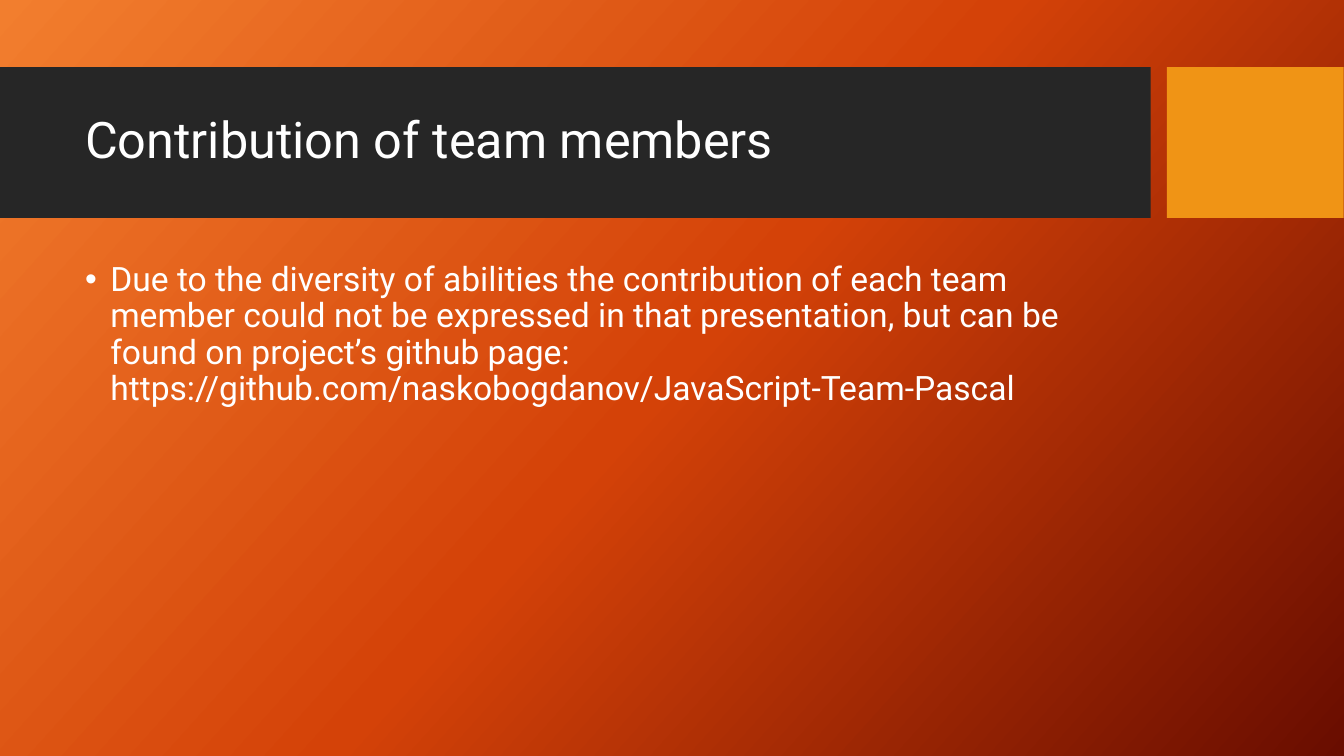
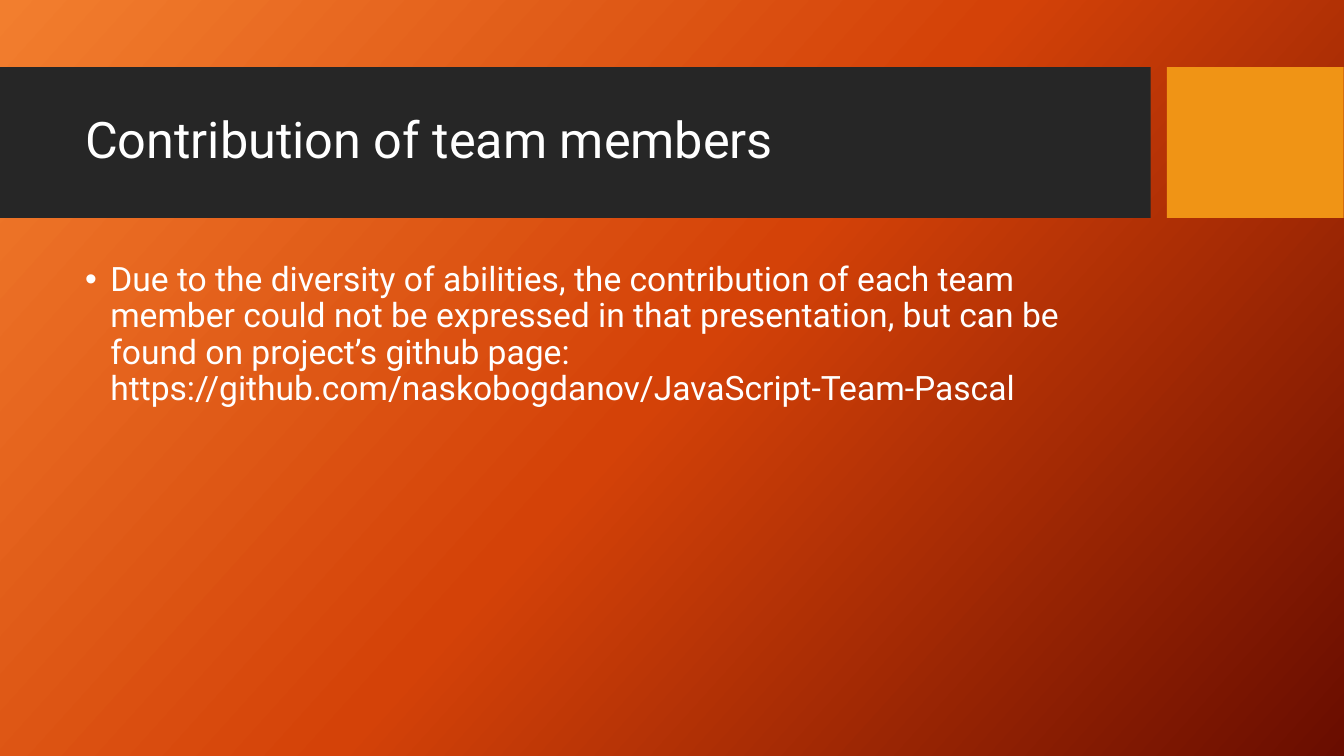
Before and after one commit to naskobogdanov/JavaScript-Team-Pascal, a slide deck: slide 4 of TeamPaskal.pptx. Drawn at 1344x756 pixels with LibreOffice and Linux fonts; fonts in the diff are those of the drawing; background and template pictures are left out. Boxes give left, top, right and bottom in pixels: in the first picture for what was removed or moved away, otherwise in the second. Text is boxed around its words. In the diff, an @@ line names an element or a change of style, - is before the commit and + after.

```diff
--- a/TeamPaskal.pptx
+++ b/TeamPaskal.pptx
@@ text at [110, 265, 1059, 408]: text changed @@
-• Due to the diversity of abilities the contribution of each team member could not be expressed in that presentation, but can be found on project’s github page: https://github.com/naskobogdanov/JavaScript-Team-Pascal
+• Due to the diversity of abilities, the contribution of each team member could not be expressed in that presentation, but can be found on project’s github page: https://github.com/naskobogdanov/JavaScript-Team-Pascal
```
Also in this commit, not shown: 1 other slide changed.
